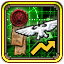
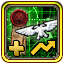
Layers edited between the first and the second 64×64 image:
renamed "border_research" to "border_research_tier_ii", painted on it over [6,40,25,58]
